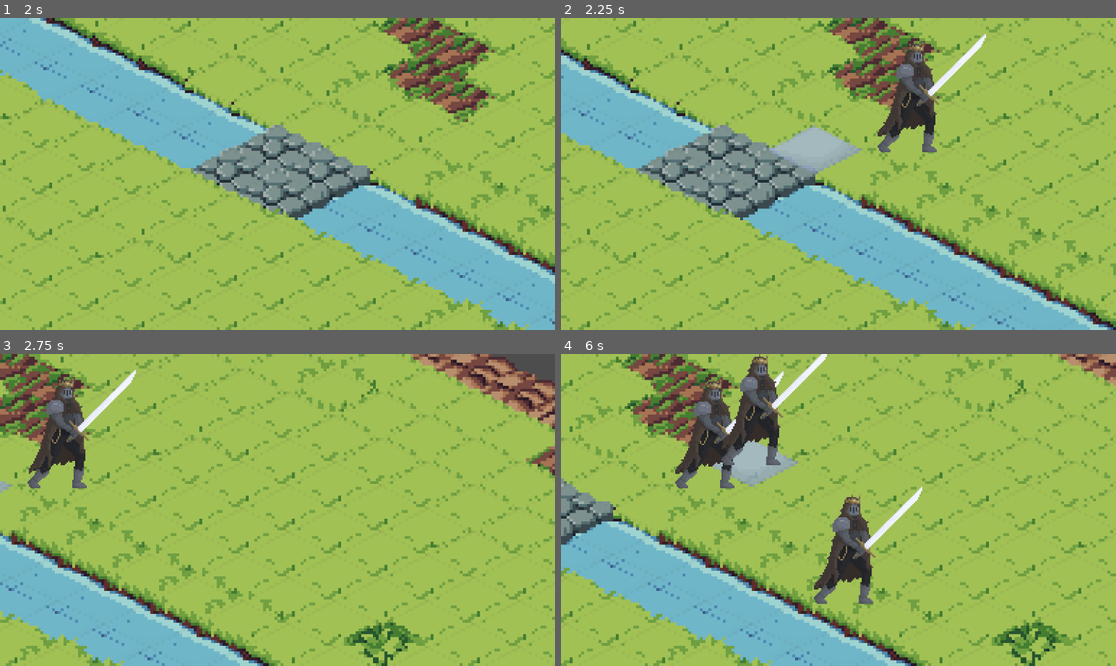
Above: before the commit, frames 1-4 (two rows, left to right).
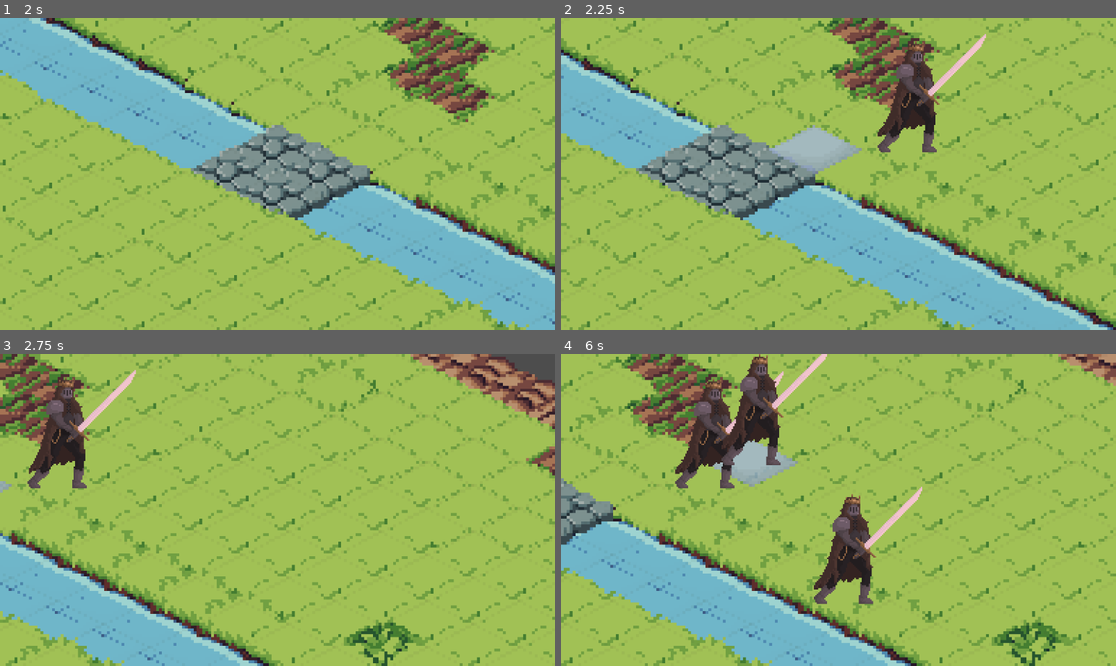
Above: after the commit, the same moments.

Repository: agh-cs-imbeciles/heralds-of-war
Game: Godot game, scene res://scenes/ui/menu/menu.tscn
The game is run twice, just before and just after one commit, with the same random seed, the same clock (stepped at 60 frames per second) and the same inputs.
Inputs (mouse positions are in pixels of both pictures, inside the frame that each line leads up to):
- Up to frame 1 (2 s): click "START GAME" at 0.5 s; click "Match 1" at 1.25 s
- Up to frame 2 (2.25 s): tap Enter at 2 s; move the mouse to (960, 158) at 2.02 s; hold Right from 2.03 s (still down); click (960, 158) at 2.17 s
- Up to frame 3 (2.75 s): keep holding Right
- Up to frame 4 (6 s): move the mouse to (727, 525) at 2.77 s; release Right at 2.78 s; hold Down 2.78-3.53 s; click (727, 525) at 2.92 s; move the mouse to (894, 441) at 3.52 s; hold Right 3.53-4.28 s; click (894, 441) at 3.67 s; move the mouse to (810, 572) at 4.27 s; hold Up 4.28-5.03 s; click (810, 572) at 4.42 s; move the mouse to (1005, 556) at 5.02 s; hold Left from 5.03 s (still down); click (1005, 556) at 5.17 s; move the mouse to (672, 463) at 5.77 s; click (672, 463) at 5.92 s

Frame 1 is identical in both runs. In frame 2, 0.4% of the frame differs, in the area x 61-77%, y 5-29%; in frame 3, 0.4%; in frame 4, 1.0%, in the area x 24-66%, y 0-67%.

Commit message:
Feat: Add team, ordering and turn mechanics (#36)

Diff:
--- a/src/game/board/board.gd
+++ b/src/game/board/board.gd
@@ -72,9 +72,8 @@
 
 
 func add_unit(unit: Unit) -> void:
-	var player := "A"
 	unit.moved.connect(__on_unit_moved)
-	units[player].append(unit)
+	units[unit.player].append(unit)
 	update_cell_cost(unit.map_position, 9007199254740991)
 
 
--- /dev/null
+++ b/src/game/managers/match_ordering_manager.gd
@@ -0,0 +1,72 @@
+class_name MatchOrderingManager extends Object
+
+signal sequence_advanced(player: String)
+signal sequence_exhausted
+
+var sequence: Array[String] = []
+var sequence_index: int = 0
+
+var __match: Match
+var __board: Board
+var __players: Array[String]
+
+
+func _init(m: Match) -> void:
+	__match = m
+	__board = m.board
+	__players = m.players
+
+
+func init_sequence() -> void:
+	var total_unit_count := 0
+	var player_slot_count_to_fill: Dictionary[String, int] = {}
+	for player in __players:
+		total_unit_count += __board.units[player].size()
+		player_slot_count_to_fill[player] = __board.units[player].size()
+
+	sequence.clear()
+	while sequence.size() < total_unit_count:
+		for player in __players:
+			if player_slot_count_to_fill[player] > 0:
+				sequence.append(player)
+				player_slot_count_to_fill[player] -= 1
+
+	sequence_index = 0
+
+	print("Turn %d order: %s" % [__match.turn, sequence])
+	print("Sequence %d: Player %s to act" % [
+		sequence_index + 1,
+		get_current_player()
+	])
+
+
+func reset() -> void:
+	init_sequence()
+
+
+func init_signal_connections() -> void:
+	for player in __players:
+		for unit in __board.units[player]:
+			unit.moved.connect(__on_unit_moved)
+
+
+func __on_unit_moved(_unit: Unit, _from: Vector2i) -> void:
+	advance()
+
+
+func get_current_player() -> String:
+	return sequence[sequence_index]
+
+
+func advance() -> void:
+	sequence_index += 1
+
+	if sequence_index >= sequence.size():
+		sequence_exhausted.emit()
+		return
+
+	var player := get_current_player()
+
+	print("Sequence %d: Player %s to act" % [sequence_index + 1, player])
+
+	sequence_advanced.emit(player)
--- /dev/null
+++ b/src/game/managers/match_placement_manager.gd
@@ -0,0 +1,97 @@
+class_name MatchPlacementManager extends Object
+
+var __current_player_index: int = 0
+
+var __match: Match
+var __phase_manager: MatchPhaseManager
+var __players: Array[String]
+var __board: Board
+
+var swordsman_scene: PackedScene = preload("res://scenes/units/swordsman.tscn")
+
+
+func _init(m: Match) -> void:
+	__match = m
+	__phase_manager = m.phase_manager
+	__players = m.players
+	__board = m.board
+
+	for player in __players:
+		__board.units[player] = []
+
+	__phase_manager.phase_changed.connect(__on_phase_changed)
+
+
+func __on_phase_changed(phase: Match.Phase) -> void:
+	if phase != Match.Phase.PLACEMENT:
+		if __board.input_manager.cell_pressed.is_connected(__on_cell_pressed):
+			__board.input_manager.cell_pressed.disconnect(__on_cell_pressed)
+		return
+
+	__board.input_manager.cell_pressed.connect(__on_cell_pressed)
+
+	print("== Placement Phase ==")
+	print("Player %s to place %d units." % [
+		__players[__current_player_index],
+		__match.unit_count_per_player
+	])
+
+
+func __on_cell_pressed(cell_position: Vector2i, button: MouseButton) -> void:
+	if button != MOUSE_BUTTON_LEFT:
+		return
+
+	var unit := __board.get_unit(cell_position)
+	if unit is Unit:
+		return
+
+	var player := __players[__current_player_index]
+
+	place_unit(player, cell_position)
+
+	if __is_placement_finished():
+		__phase_manager.enter_phase(Match.Phase.PLAY)
+		return
+
+	if __board.units[player].size() >= __match.unit_count_per_player:
+		__current_player_index = (__current_player_index + 1) % __players.size()
+
+	print("Player %s has to place %s remaining units." % [
+		player,
+		__match.unit_count_per_player - __board.units[player].size()
+	])
+
+
+func place_unit(player: String, map_position: Vector2i) -> void:
+	if __board.units[player].size() >= __match.unit_count_per_player:
+		return
+
+	var swordsman := __instantiate_swordsman(player, map_position)
+	__board.add_unit(swordsman)
+
+	print("Player %s has placed unit at %s" % [player, map_position])
+
+
+func __instantiate_swordsman(player: String, map_position: Vector2i) -> Unit:
+	var swordsman: Unit = swordsman_scene.instantiate()
+	swordsman.board = __match.board
+	swordsman.stamina = 60
+	swordsman.player = player
+	swordsman.offset = Vector2(8, -20)
+	swordsman.set_position_from_map(map_position)
+	swordsman.scale = Vector2(0.5, 0.5)
+	swordsman.z_index = 256
+	swordsman.modulate = Color(1, 0.8, 0.8) \
+		if player == "A" \
+		else Color(0.8, 0.8, 1)
+
+	__board.unit_node_container.add_child(swordsman)
+
+	return swordsman
+
+
+func __is_placement_finished() -> bool:
+	for player in __players:
+		if __board.units[player].size() < __match.unit_count_per_player:
+			return false
+	return true
--- a/src/game/match_play_manager.gd
+++ b/src/game/managers/match_play_manager.gd
@@ -5,6 +5,7 @@
 
 var __match: Match
 var __board: Board
+var ordering_manager: MatchOrderingManager
 
 var focused_unit: Unit
 
@@ -12,9 +13,15 @@
 func _init(m: Match) -> void:
 	__match = m
 	__board = m.board
+	ordering_manager = MatchOrderingManager.new(m)
 
+	__match.turn_ended.connect(__on_turn_ended)
 	__match.phase_manager.phase_changed.connect(__on_phase_changed)
-	__board.input_manager.cell_pressed.connect(__on_cell_pressed)
+	ordering_manager.sequence_exhausted.connect(__on_sequence_exhausted)
+
+
+func __on_turn_ended(_turn: int) -> void:
+	ordering_manager.reset()
 
 
 func __on_phase_changed(phase: Match.Phase) -> void:
@@ -27,6 +34,10 @@
 
 	print("== Play Phase ==")
 
+	if __match.turn == 1:
+		ordering_manager.init_signal_connections()
+	ordering_manager.init_sequence()
+
 
 func __on_cell_pressed(cell_position: Vector2i, button: MouseButton) -> void:
 	if button == MOUSE_BUTTON_RIGHT:
@@ -38,7 +49,7 @@
 		return
 
 	var unit := __board.get_unit(cell_position)
-	if unit and not focused_unit:
+	if unit and not focused_unit and __is_current_player_unit(unit):
 		focus_unit(unit)
 		return
 
@@ -51,6 +62,16 @@
 	unfocus_unit()
 
 
+func __on_sequence_exhausted() -> void:
+	__match.end_turn()
+
+
+func __is_current_player_unit(unit: Unit) -> bool:
+	if not unit:
+		return false
+	return unit.player == __match.get_current_player()
+
+
 func focus_unit(unit: Unit) -> void:
 	focused_unit = unit
 	unit_focused.emit(unit)
--- a/src/game/match.gd
+++ b/src/game/match.gd
@@ -2,10 +2,14 @@
 
 enum Phase { INIT = 0, PLACEMENT = 1, PLAY = 2 }
 
+signal turn_ended(turn: int)
+
 @export var match_name: String
-@export var unit_count: int = 5
+@export var unit_count_per_player: int = 3
 
+var players: Array[String] = ["A", "B"]
 var phase: Phase = Phase.INIT
+var turn: int = 1
 
 @onready var board: Board = $"Board"
 var phase_manager: MatchPhaseManager
@@ -25,3 +29,13 @@
 
 func __on_phase_changed(new_phase: Phase) -> void:
 	phase = new_phase
+
+
+func get_current_player() -> String:
+	return play_manager.ordering_manager.get_current_player()
+
+
+func end_turn() -> void:
+	print("Turn %d has been finished" % turn)
+	turn += 1
+	turn_ended.emit(turn)
--- a/src/game/match_placement_manager.gd
+++ /dev/null
@@ -1,77 +0,0 @@
-class_name MatchPlacementManager extends Object
-
-var player: String = "A"
-
-var __match: Match
-var __phase_manager: MatchPhaseManager
-var __board: Board
-
-var swordsman_scene: PackedScene = preload("res://scenes/units/swordsman.tscn")
-
-
-func _init(m: Match) -> void:
-	__match = m
-	__phase_manager = m.phase_manager
-	__board = m.board
-
-	__board.units[player] = []
-
-	__phase_manager.phase_changed.connect(__on_phase_changed)
-
-
-func __on_phase_changed(phase: Match.Phase) -> void:
-	if phase != Match.Phase.PLACEMENT:
-		if __board.input_manager.cell_pressed.is_connected(__on_cell_pressed):
-			__board.input_manager.cell_pressed.disconnect(__on_cell_pressed)
-		return
-
-	__board.input_manager.cell_pressed.connect(__on_cell_pressed)
-
-	print("== Placement Phase ==")
-	print("Player to place %d units." % [__match.unit_count])
-
-
-func __on_cell_pressed(cell_position: Vector2i, button: MouseButton) -> void:
-	if button != MOUSE_BUTTON_LEFT:
-		return
-
-	var unit := __board.get_unit(cell_position)
-	if unit is Unit:
-		return
-
-	place_unit(cell_position)
-
-
-func place_unit(map_position: Vector2i) -> void:
-	if __board.units[player].size() >= __match.unit_count:
-		return
-
-	var swordsman := __instantiate_swordsman(map_position)
-	__board.add_unit(swordsman)
-
-	print("Player has placed unit at %s" % [map_position])
-
-	if __is_placement_finished():
-		__phase_manager.enter_phase(Match.Phase.PLAY)
-	else:
-		print("Player has to place %s remaining units." % [
-			__match.unit_count - __board.units[player].size()
-		])
-
-
-func __instantiate_swordsman(map_position: Vector2i) -> Unit:
-	var swordsman: Unit = swordsman_scene.instantiate()
-	swordsman.board = __match.board
-	swordsman.stamina = 60
-	swordsman.offset = Vector2(8, -20)
-	swordsman.set_position_from_map(map_position)
-	swordsman.scale = Vector2(0.5, 0.5)
-	swordsman.z_index = 256
-
-	__board.unit_node_container.add_child(swordsman)
-
-	return swordsman
-
-
-func __is_placement_finished() -> bool:
-	return __board.units[player].size() >= __match.unit_count
--- a/src/ui/game/board/board_ui.gd
+++ b/src/ui/game/board/board_ui.gd
@@ -23,8 +23,13 @@
 
 
 func __on_match_ready() -> void:
+	__match.turn_ended.connect(__on_turn_ended)
+	__match.phase_manager.phase_changed.connect(__on_phase_changed)
 	__match.play_manager.unit_focused.connect(__on_unit_focused)
 	__match.play_manager.unit_unfocused.connect(__on_unit_unfocused)
+	__match.play_manager.ordering_manager.sequence_advanced.connect(
+		__on_sequence_advanced
+	)
 
 
 func __on_board_ready() -> void:
@@ -38,6 +43,21 @@
 
 func __on_mouse_left_board() -> void:
 	unrender_hover()
+
+
+func __on_turn_ended(_turn: int) -> void:
+	highlight_player_units(__match.get_current_player())
+
+
+func __on_phase_changed(phase: Match.Phase) -> void:
+	if phase != Match.Phase.PLAY:
+		return
+
+	highlight_player_units(__match.get_current_player())
+
+
+func __on_sequence_advanced(player: String) -> void:
+	highlight_player_units(player)
 
 
 func __on_unit_focused(unit: Unit) -> void:
@@ -111,3 +131,12 @@
 		remove_child(cell)
 
 	__movable_tiles.clear()
+
+
+func highlight_player_units(player: String) -> void:
+	var unit_container_children: Array[Unit]
+	unit_container_children.assign(__board.unit_node_container.get_children())
+
+	for unit in unit_container_children:
+		unit.modulate = Color(1, 1, 1) if unit.player == player \
+			else Color(0.4, 0.4, 0.4)
--- a/src/units/unit.gd
+++ b/src/units/unit.gd
@@ -7,6 +7,7 @@
 @export_range(1, 1024) var stamina: int
 @export var offset: Vector2
 
+var player: String
 var map_position: Vector2i
 var board: Board
 
Not shown, added: src/game/managers/match_ordering_manager.gd.uid
Renamed: src/game/match_phase_manager.gd -> src/game/managers/match_phase_manager.gd
Renamed: src/game/match_phase_manager.gd.uid -> src/game/managers/match_phase_manager.gd.uid
Renamed: src/game/match_placement_manager.gd.uid -> src/game/managers/match_placement_manager.gd.uid
Renamed: src/game/match_play_manager.gd.uid -> src/game/managers/match_play_manager.gd.uid
